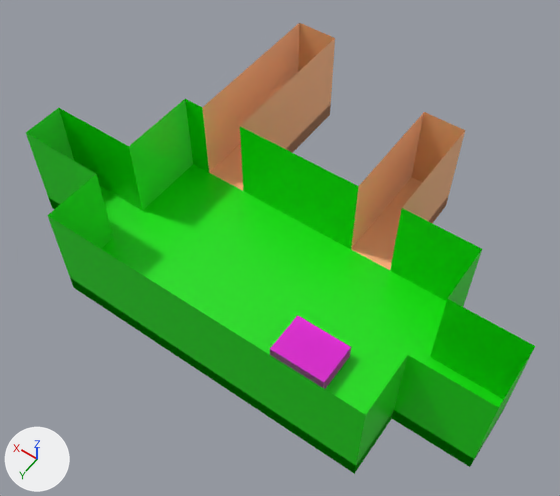
The Blender file Client/Assets/Models/Pier.blend, before and after one commit.
One viewpoint serves both versions: a 50 mm lens placed at (-30.7, 39.6, 73.4), pointed at (1.4, -5.3, 2.7). The axes (+X, +Y, +Z) are drawn at lower left. The lights are the same throughout.
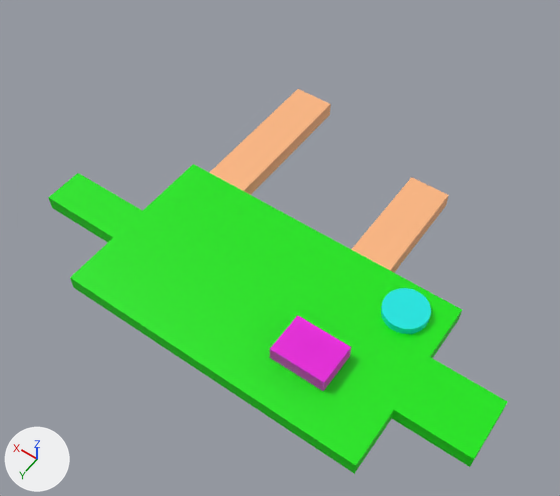
Location of each change, [x1, y1, x2, y2] in pixels of the pictures (560 x 496 px):
'Cube.002', hidden: before [26, 23, 535, 473]
'Cylinder', added (cyan): after [381, 288, 431, 334]

The change, as a diff of the scene's bpy script:
```diff
--- a/Client/Assets/Models/Pier.blend.py
+++ b/Client/Assets/Models/Pier.blend.py
@@ mat_material_003 @@
+mat_material_003 = principled_material('Material.003')
+mat_material_003.base_color = (0.0, 0.8, 0.763)  # cyan #00e7e2
@@ me_cylinder @@
+me_cylinder.from_pydata(...)  # a 32-sided cylinder along z spanning x -1.0..1.0, y -1.0..1.0, z -1.0..1.0
+me_cylinder.materials.append(mat_material_003)  # cyan #00e7e2
@@ ob_cube_002 @@
 ob_cube_002.scale = (19.3, 11.1, 1.0)
+ob_cube_002.hide_set(True)
@@ ob_cylinder @@
+ob_cylinder = bpy.data.objects.new('Cylinder', me_cylinder)
+ob_cylinder.location = (-14.4, -7.0, 1.5)
+ob_cylinder.scale = (2.7, 2.7, 0.5)
```
